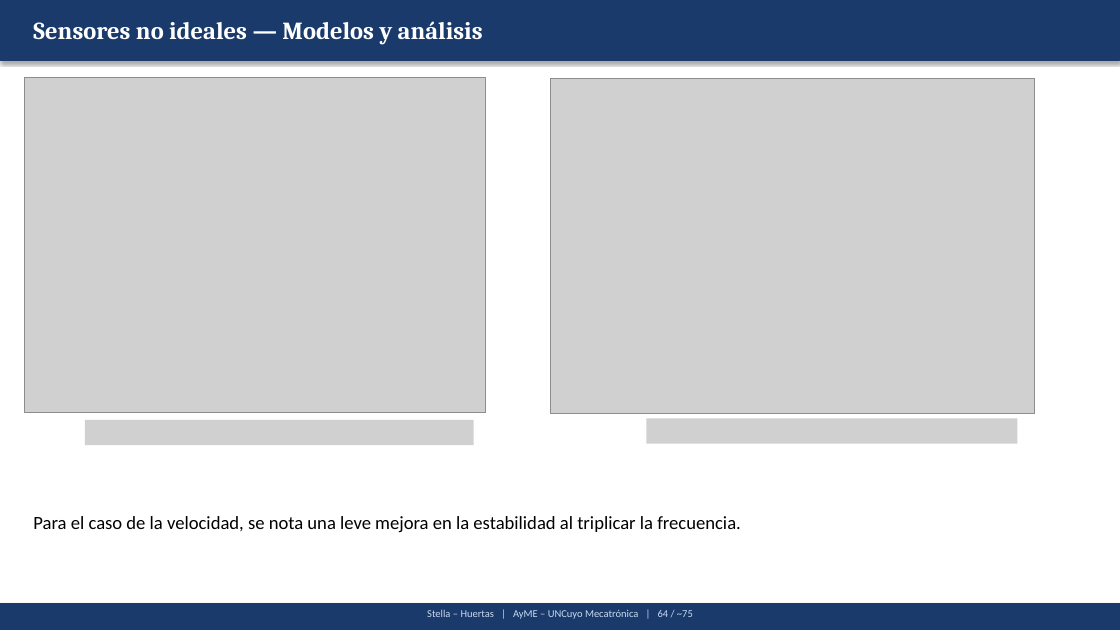
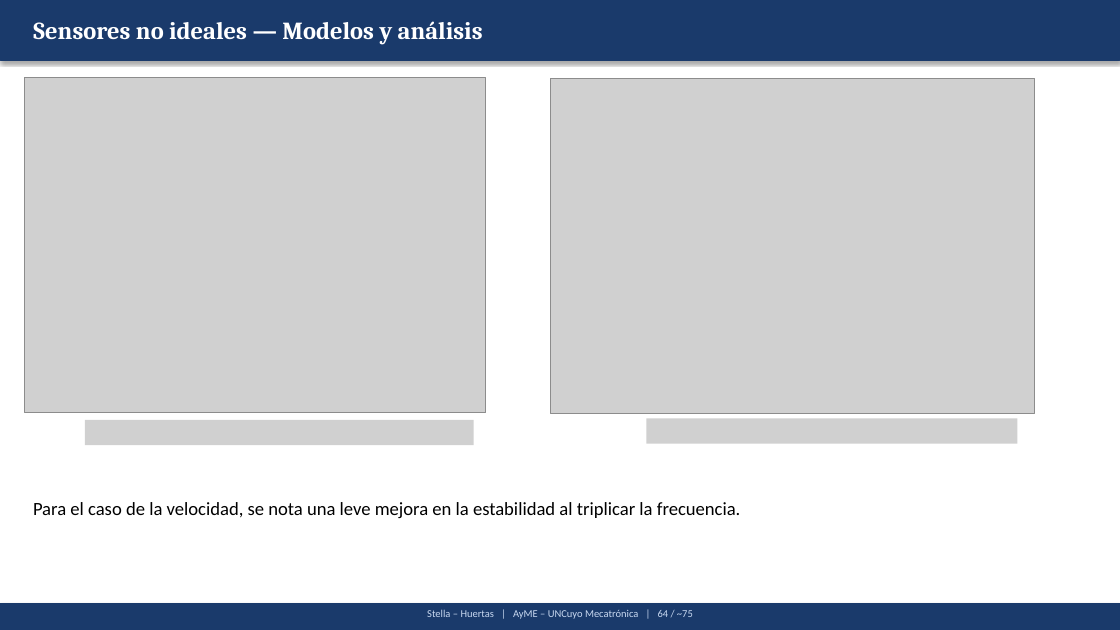
Before and after one commit to Juan-Stella/Automatica-y-maquinas-electricas-final, a slide deck: slide 98 of Presentación/AyME_Stella_Huertas_Presentacion1.pptx. Drawn at 1120x630 pixels with LibreOffice and Linux fonts; fonts in the diff are those of the drawing; grey boxes stand for pictures. Boxes give left, top, right and bottom in pixels: in the first picture for what was removed or moved away, otherwise in the second. Text is boxed around its words. In the diff, an @@ line names an element or a change of style, - is before the commit and + after.

```diff
--- a/Presentación/AyME_Stella_Huertas_Presentacion1.pptx
+++ b/Presentación/AyME_Stella_Huertas_Presentacion1.pptx
@@ text "Para el caso de la ..." moved from (x1=33, y1=516, x2=741, y2=532) to (x1=33, y1=502, x2=741, y2=518) @@
```
Also in this commit, not shown: 9 other slides changed, 6 other files.
